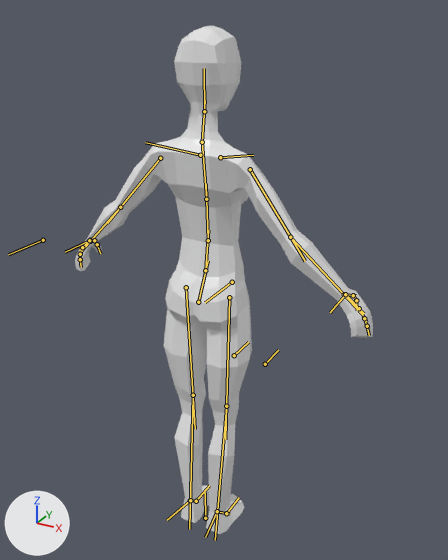
Two versions of the glTF model assets/models/player.gltf, one commit apart.
The view is the same before and after, from a 50 mm camera at (0.82, -1.364, 1.57) aimed at (0.018, 0.094, 0.841). Arrows for +X, +Y and +Z are at lower left; the lights stay in place. The bones that bend it are drawn over the model as lines.

Objects in the first picture: 'Model'.
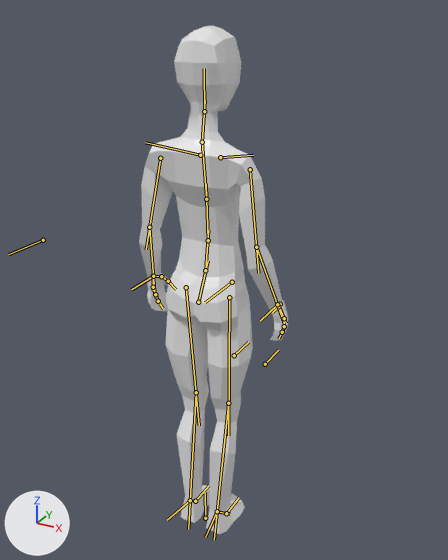
The newer file adds an action. The first version stands in its rest pose; the second is drawn at frame 1 of the action '03Idle'.

Location of each change, (x1, y1, x2, y2) in pixels of the pictures (448 x 560 px):
'Model', posed (50% narrower)
    before: (75, 26, 373, 534)
    after: (139, 26, 288, 534)
bone 'upper_arm.L', root to tip
    before: (160, 158) to (107, 223)
    after: (160, 158) to (146, 249)
bone 'forearm.L', root to tip
    before: (120, 207) to (81, 251)
    after: (149, 227) to (154, 291)
bone 'upper_arm.R', root to tip
    before: (250, 169) to (305, 261)
    after: (250, 169) to (258, 273)
bone 'forearm.R', root to tip
    before: (290, 237) to (362, 314)
    after: (256, 247) to (284, 323)
bone 'thigh.L', root to tip
    before: (186, 287) to (195, 429)
    after: (186, 287) to (199, 425)
bone 'shin.L', root to tip
    before: (193, 395) to (189, 529)
    after: (196, 392) to (188, 529)
bone 'thigh.R', root to tip
    before: (229, 297) to (225, 439)
    after: (229, 297) to (228, 435)
bone 'shin.R', root to tip
    before: (226, 406) to (215, 540)
    after: (228, 403) to (214, 540)
bone 'forearmIK.L', root to tip
    before: (89, 240) to (65, 252)
    after: (153, 276) to (131, 289)
bone 'forearmIK.R', root to tip
    before: (345, 294) to (330, 312)
    after: (277, 304) to (260, 321)

The edits, one by one:
Bone 'upper_arm.L' (bone_upper_arm_l) turns from (0, 0, 0) to (-2, 23, -31) degrees about its own x, y and z.
Bone 'forearm.L' (bone_forearm_l) turns from (0, 0, 0) to (8, 0, 4) degrees about its own x, y and z.
Bone 'upper_arm.R' (bone_upper_arm_r) turns from (0, 0, 0) to (-2, -23, 31) degrees about its own x, y and z.
Bone 'forearm.R' (bone_forearm_r) turns from (0, 0, 0) to (8, 0, -4) degrees about its own x, y and z.
Bone 'thigh.L' (bone_thigh_l) turns from (0, 0, 0) to (-2, 0, 0) degrees about its own x, y and z.
Bone 'shin.L' (bone_shin_l) turns from (0, 0, 0) to (5, 0, 0) degrees about its own x, y and z.
Bone 'thigh.R' (bone_thigh_r) turns from (0, 0, 0) to (-2, 0, 0) degrees about its own x, y and z.
Bone 'shin.R' (bone_shin_r) turns from (0, 0, 0) to (5, 0, 0) degrees about its own x, y and z.
Bone 'forearmIK.L' (bone_forearmik_l) moves from (0.0, 0.0, 0.0) to (0.262, -0.058, -0.147).
Bone 'forearmIK.R' (bone_forearmik_r) moves from (0.0, 0.0, 0.0) to (-0.262, -0.058, -0.147).
